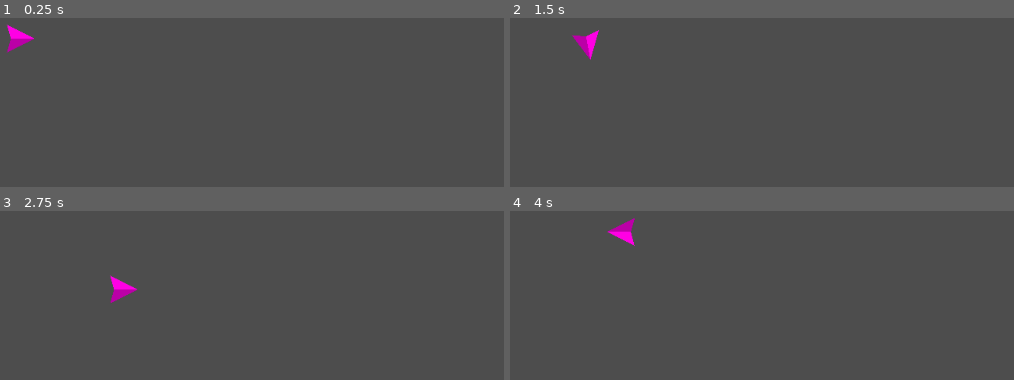
Above: before the commit, frames 1-4 (two rows, left to right).
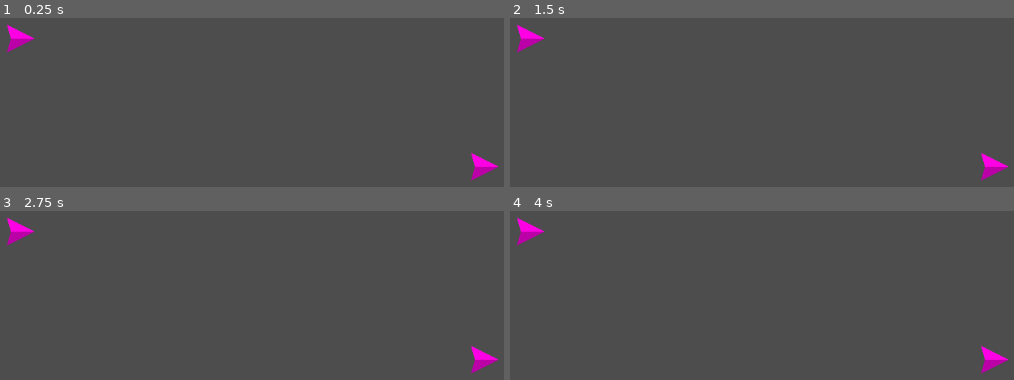
Above: after the commit, the same moments.

Repository: outrightmental/Blockbusters
Game: Godot game, scene res://scenes/main.tscn
The game is run twice, just before and just after one commit, with the same random seed, the same clock (stepped at 60 frames per second) and the same inputs.
Inputs:
- Up to frame 1 (0.25 s): no input
- Up to frame 2 (1.5 s): tap Enter at 0.5 s; hold Right (ui_right) 0.53-1.28 s; hold Down (ui_down) from 1.28 s (still down)
- Up to frame 3 (2.75 s): release Down (ui_down) at 2.03 s; hold Right (ui_right) from 2.03 s (still down)
- Up to frame 4 (4 s): release Right (ui_right) at 2.78 s; hold Up (ui_up) 2.78-3.53 s; hold Left (ui_left) from 3.53 s (still down)

The runs differ from the first frame. In frame 1, 0.4% of the frame differs, in the area x 93-99%, y 79-97%; in frame 2, 1.3%; in frame 3, 1.3%, in the area x 1-99%, y 3-97%; in frame 4, 1.3%.

Commit message:
2 players

Diff:
--- a/models/ships/ship_test.gd
+++ b/models/ships/ship.gd
@@ -2,16 +2,38 @@
 
 
 const FORCE_AMOUNT: int       = 1000
-const LINEAR_DAMP: int        = 10
+const LINEAR_DAMP: int        = 1
 const SCREEN_WRAP_MARGIN: int = 15
 
 var screen_size: Vector2
+
+var input_mapping: Dictionary = {
+									"left": "ui_left",
+									"right": "ui_right",
+									"up": "ui_up",
+									"down": "ui_down"
+								}
+var input_mapping_format: Dictionary = {
+									"left": "p%d_left",
+									"right": "p%d_right",
+									"up": "p%d_up",
+									"down": "p%d_down"
+								}
+
+@export var player_num: int = 0
 
 # Called when the node enters the scene tree for the first time.
 func _ready() -> void:
 	set_linear_damp(LINEAR_DAMP)
 	get_tree().root.size_changed.connect(_on_viewport_resize)
 	_on_viewport_resize()
+	# Set up input mapping for player
+	for key in input_mapping.keys():
+		var action_name: String = input_mapping_format[key] % player_num
+		if InputMap.has_action(action_name):
+			input_mapping[key] = action_name
+		else:
+			print("Input action not found: ", action_name)
 	pass # Replace with function body.
 
 
@@ -22,14 +44,14 @@
 
 # Called every frame. 'delta' is the elapsed time since the previous frame.
 func _process(_delta: float) -> void:
-	# listen for ASDW keys and apply acceleration to this rigid body 2d physics object
-	if Input.is_action_pressed("ui_right"):
+	# Apply forces based on input mapping
+	if Input.is_action_pressed(input_mapping["right"]):
 		apply_central_force(Vector2(FORCE_AMOUNT, 0))
-	if Input.is_action_pressed("ui_left"):
+	if Input.is_action_pressed(input_mapping["left"]):
 		apply_central_force(Vector2(-FORCE_AMOUNT, 0))
-	if Input.is_action_pressed("ui_up"):
+	if Input.is_action_pressed(input_mapping["up"]):
 		apply_central_force(Vector2(0, -FORCE_AMOUNT))
-	if Input.is_action_pressed("ui_down"):
+	if Input.is_action_pressed(input_mapping["down"]):
 		apply_central_force(Vector2(0, FORCE_AMOUNT))
 
 	# get angle from linear velocity and rotate the ship halfway towards that target
--- a/models/ships/ship_test.tscn
+++ b/models/ships/ship.tscn
@@ -1,7 +1,7 @@
 [gd_scene load_steps=3 format=3 uid="uid://bg7dqpj5bjc6x"]
 
 [ext_resource type="Texture2D" uid="uid://de8deynticpkx" path="res://assets/ships/ship1.png" id="1_mdq02"]
-[ext_resource type="Script" path="res://models/ships/ship_test.gd" id="1_yja86"]
+[ext_resource type="Script" path="res://models/ships/ship.gd" id="1_yja86"]
 
 [node name="ShipTest" type="RigidBody2D"]
 gravity_scale = 0.0
--- a/project.godot
+++ b/project.godot
@@ -21,6 +21,49 @@
 window/size/viewport_height=576
 window/stretch/mode="viewport"
 
+[input]
+
+p1_left={
+"deadzone": 0.5,
+"events": [Object(InputEventKey,"resource_local_to_scene":false,"resource_name":"","device":-1,"window_id":0,"alt_pressed":false,"shift_pressed":false,"ctrl_pressed":false,"meta_pressed":false,"pressed":false,"keycode":0,"physical_keycode":65,"key_label":0,"unicode":97,"location":0,"echo":false,"script":null)
+]
+}
+p1_right={
+"deadzone": 0.5,
+"events": [Object(InputEventKey,"resource_local_to_scene":false,"resource_name":"","device":-1,"window_id":0,"alt_pressed":false,"shift_pressed":false,"ctrl_pressed":false,"meta_pressed":false,"pressed":false,"keycode":0,"physical_keycode":68,"key_label":0,"unicode":100,"location":0,"echo":false,"script":null)
+]
+}
+p1_up={
+"deadzone": 0.5,
+"events": [Object(InputEventKey,"resource_local_to_scene":false,"resource_name":"","device":-1,"window_id":0,"alt_pressed":false,"shift_pressed":false,"ctrl_pressed":false,"meta_pressed":false,"pressed":false,"keycode":0,"physical_keycode":87,"key_label":0,"unicode":119,"location":0,"echo":false,"script":null)
+]
+}
+p1_down={
+"deadzone": 0.5,
+"events": [Object(InputEventKey,"resource_local_to_scene":false,"resource_name":"","device":-1,"window_id":0,"alt_pressed":false,"shift_pressed":false,"ctrl_pressed":false,"meta_pressed":false,"pressed":false,"keycode":0,"physical_keycode":83,"key_label":0,"unicode":115,"location":0,"echo":false,"script":null)
+]
+}
+p2_left={
+"deadzone": 0.5,
+"events": [Object(InputEventKey,"resource_local_to_scene":false,"resource_name":"","device":-1,"window_id":0,"alt_pressed":false,"shift_pressed":false,"ctrl_pressed":false,"meta_pressed":false,"pressed":false,"keycode":0,"physical_keycode":74,"key_label":0,"unicode":106,"location":0,"echo":false,"script":null)
+]
+}
+p2_right={
+"deadzone": 0.5,
+"events": [Object(InputEventKey,"resource_local_to_scene":false,"resource_name":"","device":-1,"window_id":0,"alt_pressed":false,"shift_pressed":false,"ctrl_pressed":false,"meta_pressed":false,"pressed":false,"keycode":0,"physical_keycode":76,"key_label":0,"unicode":108,"location":0,"echo":false,"script":null)
+]
+}
+p2_up={
+"deadzone": 0.5,
+"events": [Object(InputEventKey,"resource_local_to_scene":false,"resource_name":"","device":-1,"window_id":0,"alt_pressed":false,"shift_pressed":false,"ctrl_pressed":false,"meta_pressed":false,"pressed":false,"keycode":0,"physical_keycode":73,"key_label":0,"unicode":105,"location":0,"echo":false,"script":null)
+]
+}
+p2_down={
+"deadzone": 0.5,
+"events": [Object(InputEventKey,"resource_local_to_scene":false,"resource_name":"","device":-1,"window_id":0,"alt_pressed":false,"shift_pressed":false,"ctrl_pressed":false,"meta_pressed":false,"pressed":false,"keycode":0,"physical_keycode":75,"key_label":0,"unicode":107,"location":0,"echo":false,"script":null)
+]
+}
+
 [rendering]
 
 renderer/rendering_method="gl_compatibility"
--- a/scenes/main.tscn
+++ b/scenes/main.tscn
@@ -1,9 +1,15 @@
 [gd_scene load_steps=2 format=3 uid="uid://cmijftuchxf62"]
 
-[ext_resource type="PackedScene" uid="uid://bg7dqpj5bjc6x" path="res://models/ships/ship_test.tscn" id="1_0qs6r"]
+[ext_resource type="PackedScene" uid="uid://bg7dqpj5bjc6x" path="res://models/ships/ship.tscn" id="1_0qs6r"]
 
 [node name="Main" type="Node2D"]
 
-[node name="ShipTest" parent="." instance=ExtResource("1_0qs6r")]
+[node name="ShipPlayer1" parent="." instance=ExtResource("1_0qs6r")]
 z_index = 1
 position = Vector2(161, 61)
+player_num = 1
+
+[node name="ShipPlayer2" parent="." instance=ExtResource("1_0qs6r")]
+z_index = 1
+position = Vector2(755, 225)
+player_num = 2
